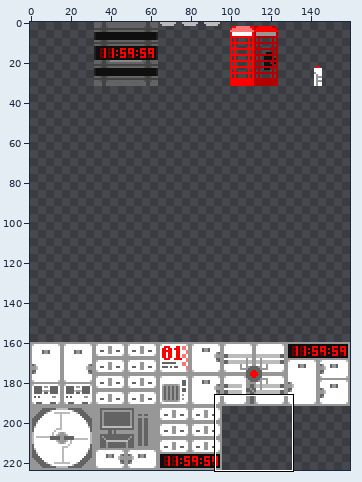
Sprite sheet: trunk/src/graphics/tiles.png. Above: a wide view before the commit, with the close-up outlined.
Close-up. As it was:
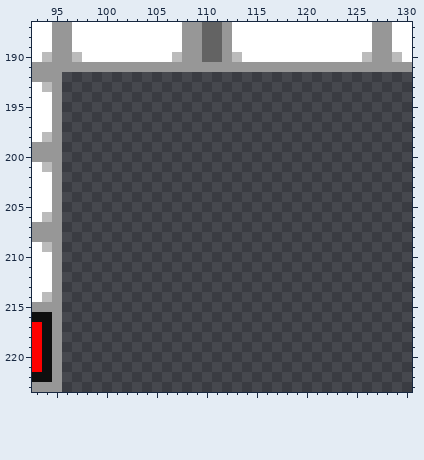
The file is 160x224 pixels. Shown: x 93..130, y 187..223. The commit also changed other parts of the picture, which this record leaves out.
Once edited:
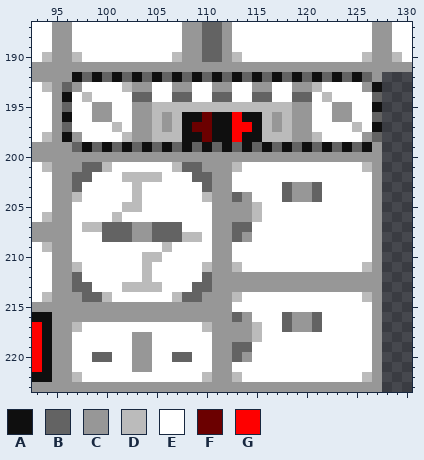
Palette (. is transparent): A #0f0f0f  B #636363  C #979797  D #bbbbbb  E #ffffff  F #6b0000  G #fe0000
Diff:
@@ x 93..130 @@
 191 CCCCCCCCCCCCCCCCCCCCCCCCCCCCCCCCCCCCCC
-192 CCC...................................
-193 EDC...................................
-194 EEC...................................
-195 EEC...................................
-196 EEC...................................
-197 EEC...................................
-198 EDC...................................
-199 CCC...................................
-200 CCC...................................
-201 EDC...................................
-202 EEC...................................
-203 EEC...................................
-204 EEC...................................
-205 EEC...................................
-206 EDC...................................
-207 CCC...................................
-208 CCC...................................
-209 EDC...................................
-210 EEC...................................
-211 EEC...................................
-212 EEC...................................
-213 EEC...................................
-214 EDC...................................
-215 CCC...................................
-216 AAC...................................
-217 GAC...................................
-218 GAC...................................
-219 GAC...................................
-220 GAC...................................
-221 GAC...................................
-222 AAC...................................
-223 CCC...................................
+192 CCCCABABABABABABABABABABABABABABABC...
+193 EDCBCEEEEDCCEECCEECCEECCEECCDEEEECA...
+194 EECAEDEEEEBBEEBBEEBBEEBBEEBBEDEEEEB...
+195 EECBEECCEECCDDDDDDDDDDDDDDCCEECCEEA...
+196 EECAEECCEECCDCDAAFAAGAADCDCCEECCEEB...
+197 EECBEEEEDECCDCDAFFAAGGADCDCCEEEEDEA...
+198 EDCACEEEEDCCDDDAAFAAGAADDDCCDEEEECB...
+199 CCCCBABABABABABABABABABABABABABABAC...
+200 CCCCCCCCCCCCCCCCCCCCCCCCCCCCCCCCCCC...
+201 EDCCCBBDEEEEEEDBBCCCDEEEEEEEEEEEEDC...
+202 EECCBBEEEDDDDEEEBBCCEEEEEEEEEEEEEEC...
+203 EECCBEEEEEDEEEEEEBCCEEEEEBCCBEEEEEC...
+204 EECCDEEEEEDEEEEEEDCCBCEEEBCCBEEEEEC...
+205 EECCEEEEEDDEEEEEEECCCCDEEEEEEEEEEEC...
+206 EDCCEEEEDEEEEEEEEECCCCDEEEEEEEEEEEC...
+207 CCCCEDDBBBCCBBBEEECCBBEEEEEEEEEEEEC...
+208 CCCCEEEBBBCCBBBDDECCBCEEEEEEEEEEEEC...
+209 EDCCEEEEEEEEEDEEEECCEEEEEEEEEEEEEEC...
+210 EECCEEEEEEEDDEEEEECCEEEEEEEEEEEEEEC...
+211 EECCDEEEEEEDEEEEEDCCDEEEEEEEEEEEEDC...
+212 EECCBEEEEEEDEEEEEBCCCCCCCCCCCCCCCCC...
+213 EECCBBEEEDDDDEEEBBCCCCCCCCCCCCCCCCC...
+214 EDCCCBBDEEEEEEDBBCCCDEEEEEEEEEEEEDC...
+215 CCCCCCCCCCCCCCCCCCCCEEEEEEEEEEEEEEC...
+216 AACCCCCCCCCCCCCCCCCCBCEEEBCCBEEEEEC...
+217 GACCDEEEEEEEEEEEEDCCCCDEEBCCBEEEEEC...
+218 GACCEEEEEECCEEEEEECCCCDEEEEEEEEEEEC...
+219 GACCEEEEEECCEEEEEECCBBEEEEEEEEEEEEC...
+220 GACCEEBBEECCEEBBEECCBCEEEEEEEEEEEEC...
+221 GACCEEEEEECCEEEEEECCEEEEEEEEEEEEEEC...
+222 AACCDEEEEEEEEEEEEDCCDEEEEEEEEEEEEDC...
+223 CCCCCCCCCCCCCCCCCCCCCCCCCCCCCCCCCCC...
Changed places in both close-ups, as pixel boxes (x1, y1, x2, y2):
added: (62, 72, 382, 392)
